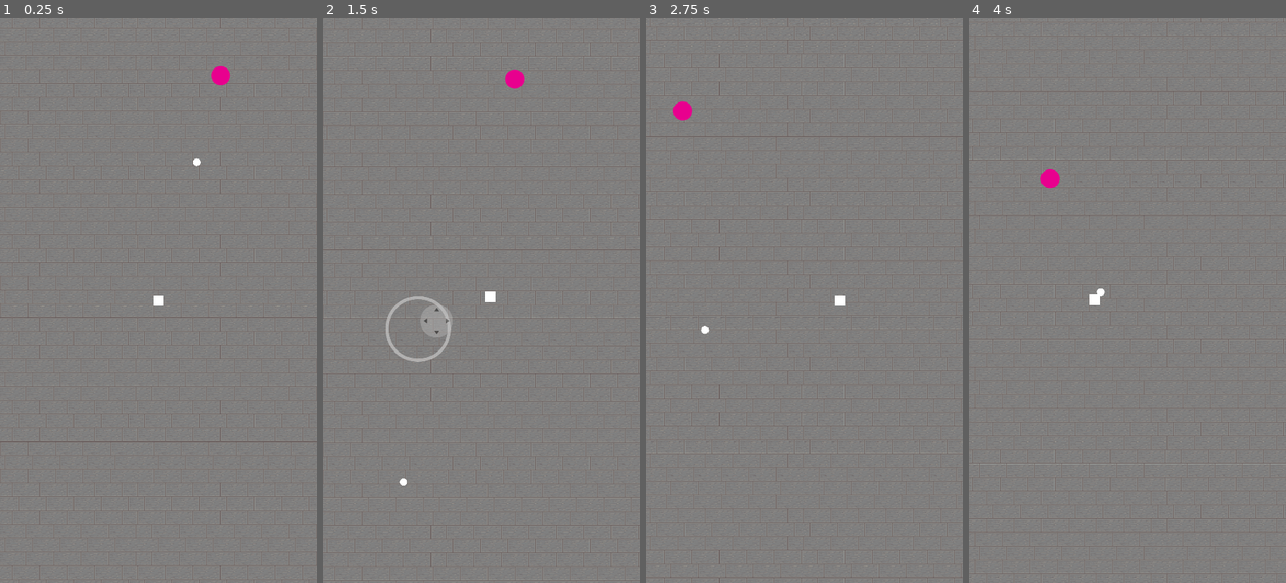
Above: before the commit, frames 1-4 (left to right).
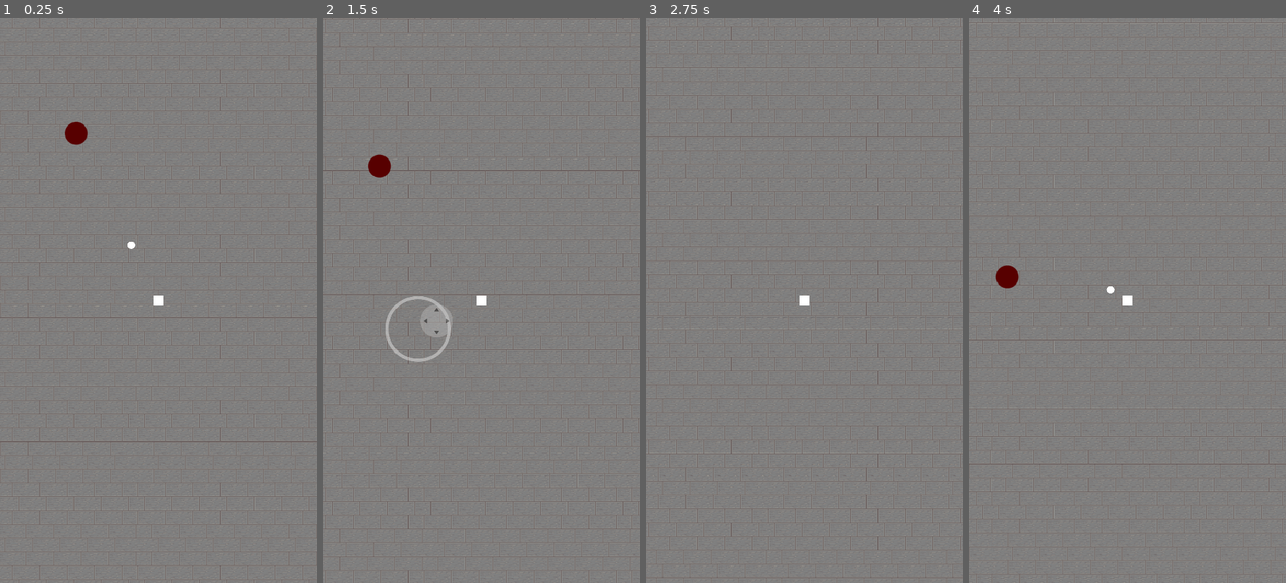
Above: after the commit, the same moments.

Repository: lucaswehmuth/zenrush
Game: Godot game, scene res://scenes/world.tscn
Two runs of this game, one before a commit and one after it. Both use one fixed random seed, a clock stepped at 60 frames per second and the inputs below.
Inputs (mouse positions are in pixels of both pictures, inside the frame that each line leads up to):
- Up to frame 1 (0.25 s): no input
- Up to frame 2 (1.5 s): move the mouse to (551, 272) at 0.52 s; hold D (move_right) 0.53-1.25 s; click (551, 272) at 0.67 s; drag from (418, 328) to (481, 300) at 1.27 s
- Up to frame 3 (2.75 s): move the mouse to (836, 176) at 2.02 s; hold D (move_right) from 2.03 s (still down)
- Up to frame 4 (4 s): release D (move_right) at 2.75 s; drag from (1111, 413) to (1007, 114) at 2.77 s; move the mouse to (1222, 385) at 3.52 s; hold A (move_left) from 3.53 s (still down)

The runs differ from the first frame. In frame 1, 0.5% of the frame differs, in the area x 20-73%, y 8-41%; in frame 2, 3.1%; in frame 3, 1.3%; in frame 4, 3.8%, in the area x 0-100%, y 0-100%.

Commit message:
Added basic spawn manager and fixed minor settings

Diff:
--- a/project.godot
+++ b/project.godot
@@ -19,8 +19,11 @@
 
 window/size/viewport_width=480
 window/size/viewport_height=854
+window/size/window_width_override=720
+window/size/window_height_override=1280
 window/stretch/mode="canvas_items"
 window/stretch/aspect="expand"
+window/handheld/orientation=1
 window/emulate_mouse_from_touch=true
 
 [global_group]
--- /dev/null
+++ b/scenes/enemies/spawn_manager.gd
@@ -0,0 +1,30 @@
+class_name SpawnManager
+extends Node2D
+
+@export var tank_scene: PackedScene
+@export var ranged_scene: PackedScene
+
+var current_enemy: BaseEnemy = null
+
+func _ready() -> void:
+	_spawn_enemy()
+
+func _spawn_enemy() -> void:
+	var scene = [tank_scene, ranged_scene].pick_random()
+	current_enemy = scene.instantiate()
+	current_enemy.global_position = _get_spawn_position()
+	current_enemy.died.connect(_on_enemy_died)
+	add_child(current_enemy)
+
+func _on_enemy_died(enemy: BaseEnemy) -> void:
+	_spawn_enemy()
+
+func _get_spawn_position() -> Vector2:
+	var camera = get_viewport().get_camera_2d()
+	var center = camera.global_position
+	var half_w = get_viewport_rect().size.x / 2.0
+	var half_h = get_viewport_rect().size.y / 2.0
+	return center + Vector2(
+		randf_range(-half_w * 0.8, half_w * 0.8),
+		randf_range(-half_h * 0.8, half_h * 0.8)
+	)
--- /dev/null
+++ b/scenes/enemies/spawn_manager.tscn
@@ -0,0 +1,10 @@
+[gd_scene format=3 uid="uid://brh4u1738kw7f"]
+
+[ext_resource type="Script" uid="uid://c6uj312q6cajg" path="res://scenes/enemies/spawn_manager.gd" id="1_ax8qu"]
+[ext_resource type="PackedScene" uid="uid://b2r4nrp2akbcj" path="res://scenes/enemies/tank_enemy.tscn" id="2_olvqc"]
+[ext_resource type="PackedScene" uid="uid://qlhsq328doj7" path="res://scenes/enemies/ranged_enemy.tscn" id="3_s4lw7"]
+
+[node name="SpawnManager" type="Node2D" unique_id=1928806202]
+script = ExtResource("1_ax8qu")
+tank_scene = ExtResource("2_olvqc")
+ranged_scene = ExtResource("3_s4lw7")
--- a/scenes/enemies/tank_enemy.gd
+++ b/scenes/enemies/tank_enemy.gd
@@ -2,7 +2,7 @@
 extends BaseEnemy
 
 func _ready() -> void:
-	max_health = 200.0
+	max_health = 100.0
 	move_speed = 40.0
 	damage = 20.0
 	shard_value = 3
--- a/scenes/player.tscn
+++ b/scenes/player.tscn
@@ -23,7 +23,6 @@
 texture = ExtResource("1_3vyb7")
 
 [node name="Camera2D" type="Camera2D" parent="." unique_id=935365936]
-position_smoothing_enabled = true
 
 [node name="Hurtbox" type="Area2D" parent="." unique_id=1999821459]
 script = ExtResource("4_dqkch")
--- a/scenes/world.tscn
+++ b/scenes/world.tscn
@@ -3,7 +3,7 @@
 [ext_resource type="Texture2D" uid="uid://c6pyec15v3but" path="res://assets/floor.png" id="1_nnsk1"]
 [ext_resource type="PackedScene" uid="uid://mdel8ixxul36" path="res://scenes/player.tscn" id="2_rwgxs"]
 [ext_resource type="PackedScene" uid="uid://daxcmrm16wjij" path="res://scenes/touch_controls.tscn" id="3_4wyf3"]
-[ext_resource type="PackedScene" uid="uid://qlhsq328doj7" path="res://scenes/enemies/ranged_enemy.tscn" id="6_qfnet"]
+[ext_resource type="PackedScene" uid="uid://brh4u1738kw7f" path="res://scenes/enemies/spawn_manager.tscn" id="4_k0juu"]
 
 [node name="World" type="Node2D" unique_id=2109249253]
 
@@ -26,5 +26,4 @@
 
 [node name="TouchControls" parent="Control" unique_id=1929942516 instance=ExtResource("3_4wyf3")]
 
-[node name="RangedEnemy" parent="." unique_id=1951278371 instance=ExtResource("6_qfnet")]
-position = Vector2(338, 72)
+[node name="SpawnManager" parent="." unique_id=1928806202 instance=ExtResource("4_k0juu")]
Not shown, changed: addons/virtual_joystick/textures/joystick_base_outline.png.import
Not shown, changed: addons/virtual_joystick/textures/joystick_tip.png.import
Not shown, changed: addons/virtual_joystick/textures/joystick_tip_arrows.png.import
Not shown, changed: addons/virtual_joystick/virtual_joystick_icon.png.import
Not shown, added: scenes/enemies/spawn_manager.gd.uid
